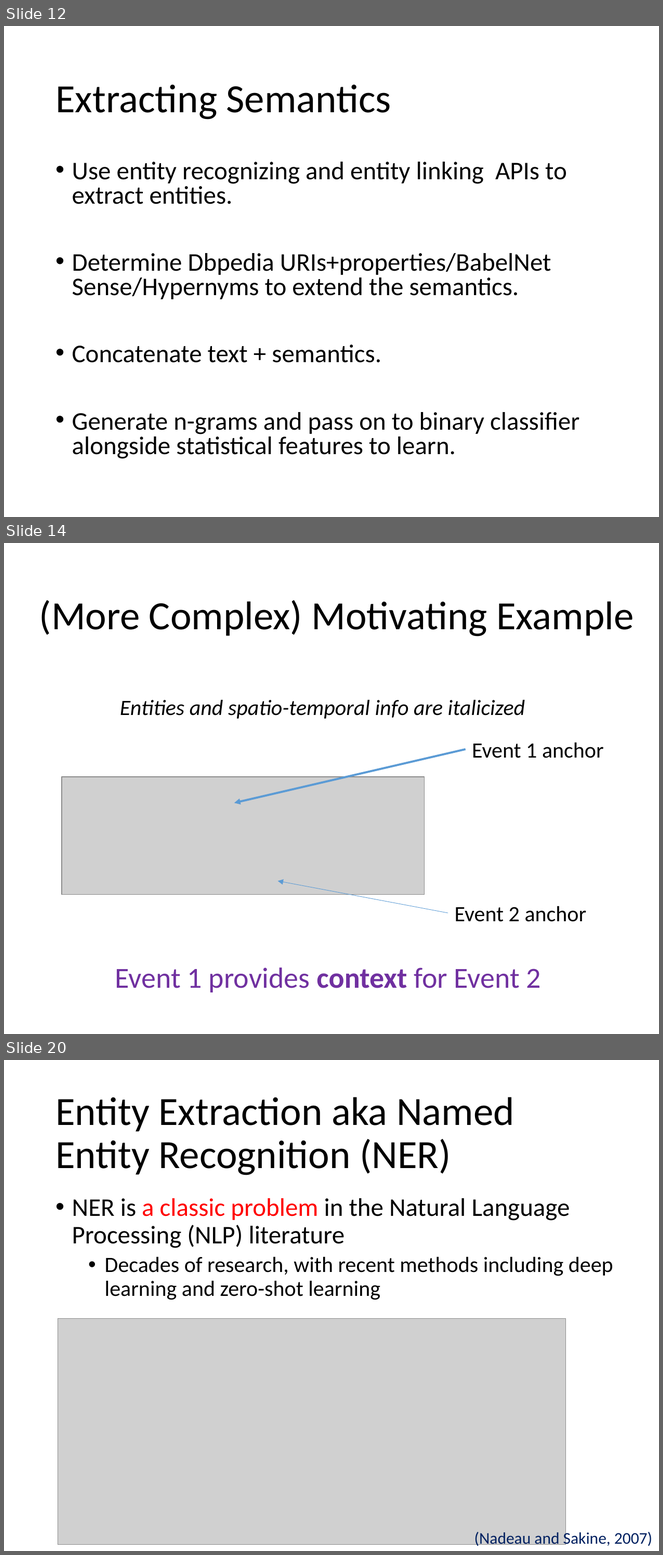
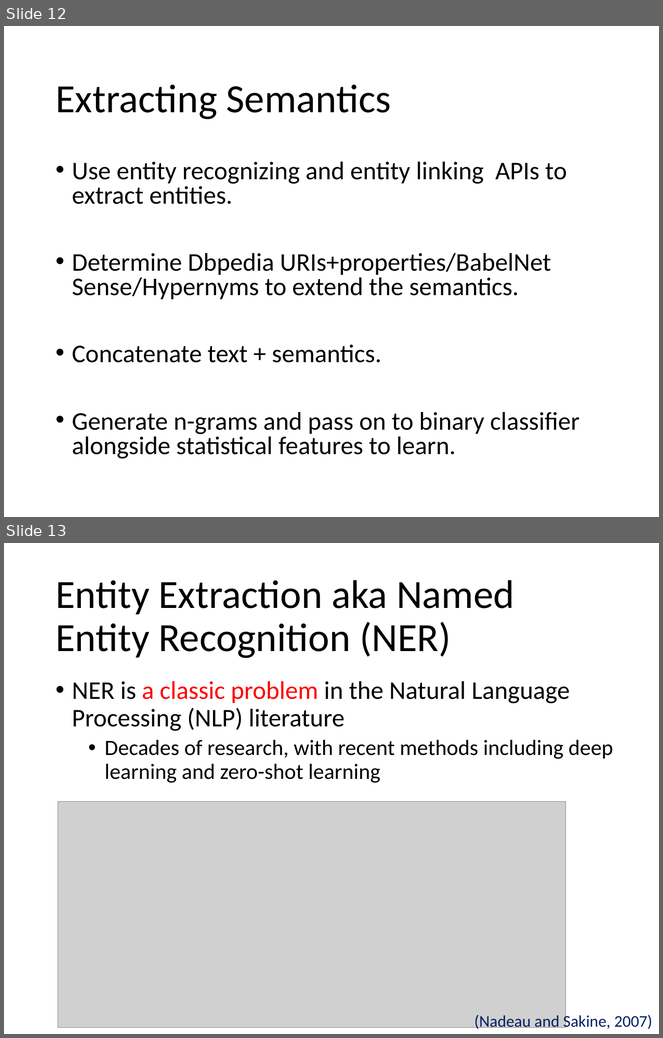
Before and after one commit to evhart/smasac-tutorial, a slide deck: slides/pptx/3-entity-extraction.pptx. Shown one above the other, each under a label of ours: slides 12, 14 and 20 before the commit, slides 12 and 13 after it; the slides between them are not shown. The pictures are 663x1555 and 663x1038 pixels, drawn with LibreOffice and Linux fonts; fonts in the diff are those of the drawing; grey boxes stand for pictures. Boxes give left, top, right and bottom in pixels: in the first picture for what was removed or moved away, otherwise in the second. Text is boxed around its words. In the diff, an @@ line names an element or a change of style, - is before the commit and + after.

```diff
--- a/slides/pptx/3-entity-extraction.pptx
+++ b/slides/pptx/3-entity-extraction.pptx
@@ slide 14 removed at (4,543,659,1034), background #FFFFFF @@
@@ title removed at (39,600,634,637) @@
-(More Complex) Motivating Example
@@ text removed at (120,700,526,719) @@
-Entities and spatio-temporal info are italicized
@@ text removed at (472,742,604,758) @@
-Event 1 anchor
@@ arrow removed from (465, 749) to (234, 803) @@
@@ picture removed at (62,777,425,895) @@
@@ arrow removed from (448, 913) to (278, 881) @@
@@ text removed at (455,906,587,922) @@
-Event 2 anchor
@@ text removed at (115,968,541,993) @@
-Event 1 provides context for Event 2
@@ what was slide 20 is now slide 13 @@
```
Also in this commit, not shown: 1 slide added, 7 other slides removed.
